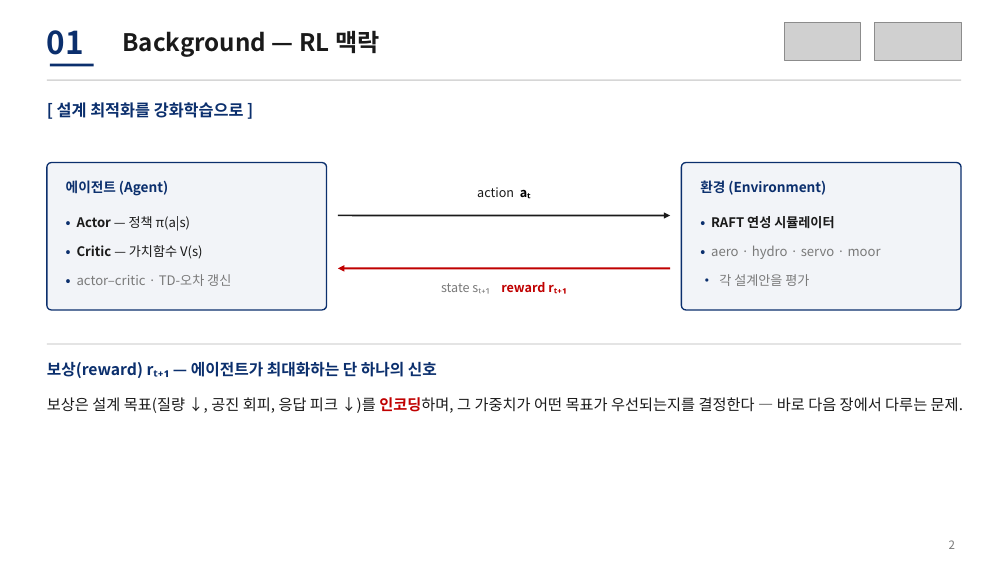
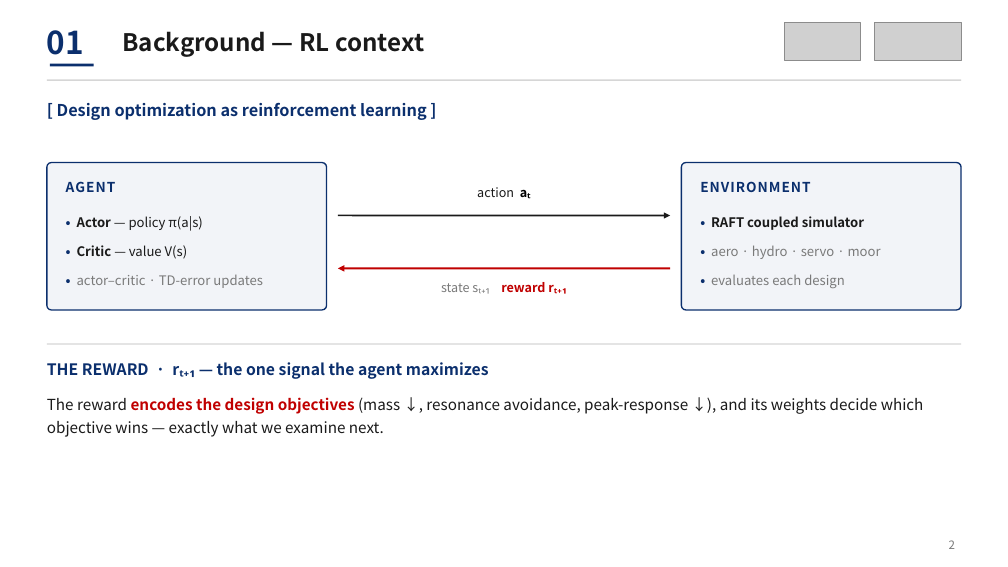
Before and after one commit to sinahdme/fowt-te-causal, a slide deck: slide 2 of reports/te-conference-talk-lab.pptx. Drawn at 1008x567 pixels with LibreOffice and Linux fonts; fonts in the diff are those of the drawing; grey boxes stand for pictures. Boxes give left, top, right and bottom in pixels: in the first picture for what was removed or moved away, otherwise in the second. Text is boxed around its words. In the diff, an @@ line names an element or a change of style, - is before the commit and + after.

```diff
--- a/reports/te-conference-talk-lab.pptx
+++ b/reports/te-conference-talk-lab.pptx
@@ text at [122, 31, 424, 57]: text changed @@
-Background — RL 맥락
+Background — RL context
@@ text at [57, 102, 427, 120]: text changed @@
-[ 설계 최적화를 강화학습으로 ]
+[ Design optimization as reinforcement learning ]
@@ text at [66, 181, 116, 192]: text changed @@
-에이전트 (Agent)
+AGENT
@@ text at [700, 181, 810, 192]: text changed @@
-환경 (Environment)
+ENVIRONMENT
@@ text at [77, 216, 263, 288]: text changed @@
-• Actor — 정책 π(a|s)
-• Critic — 가치함수 V(s)
-• actor–critic · TD-오차 갱신
+• Actor — policy π(a|s)
+• Critic — value V(s)
+• actor–critic · TD-error updates
@@ text at [711, 216, 864, 230]: text changed @@
-• RAFT 연성 시뮬레이터
+• RAFT coupled simulator
@@ text at [711, 274, 844, 288]: text changed @@
-• 각 설계안을 평가
+• evaluates each design
@@ text at [47, 362, 489, 379]: text changed @@
-보상(reward) rₜ₊₁ — 에이전트가 최대화하는 단 하나의 신호
+THE REWARD · rₜ₊₁ — the one signal the agent maximizes
@@ text at [47, 397, 924, 437]: text changed @@
-보상은 설계 목표(질량 ↓, 공진 회피, 응답 피크 ↓)를 인코딩하며, 그 가중치가 어떤 목표가 우선되는지를 결정한다 — 바로 다음 장에서 다루는 문제.
+The reward encodes the design objectives (mass ↓, resonance avoidance, peak-response ↓), and its weights decide which objective wins — exactly what we examine next.
```
Also in this commit, not shown: 18 other slides changed, 13 slides added, 13 slides removed, 1 other file.
